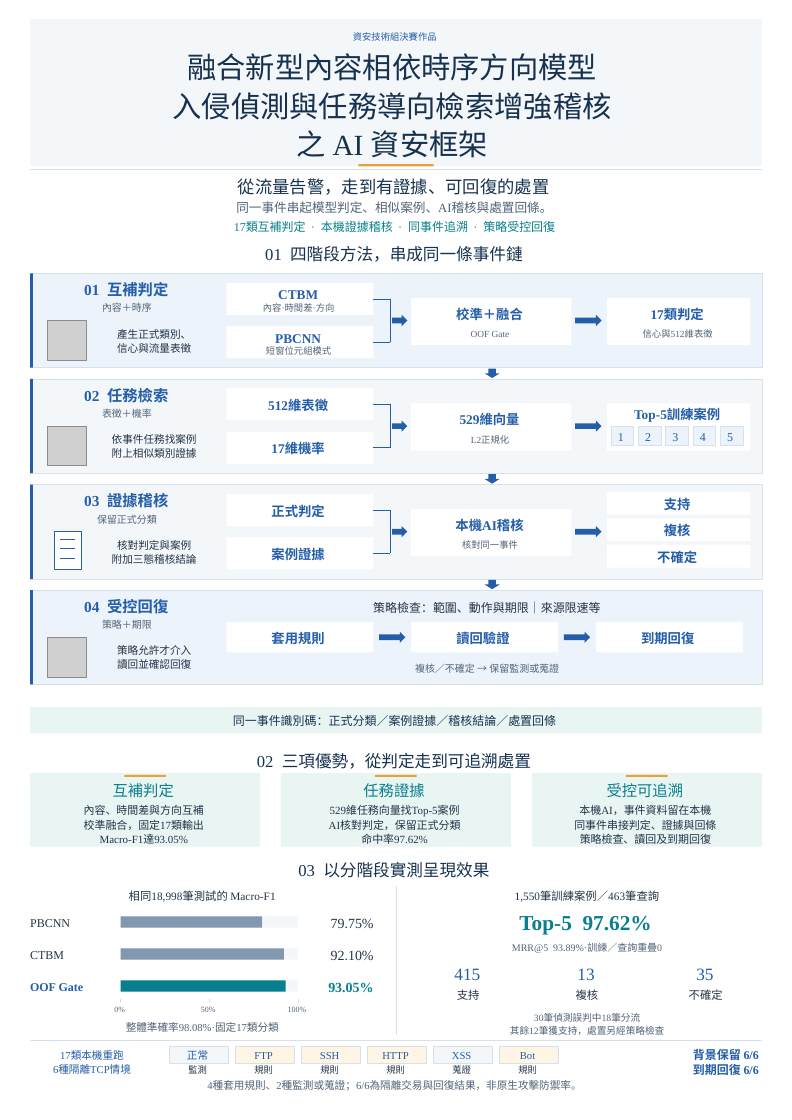
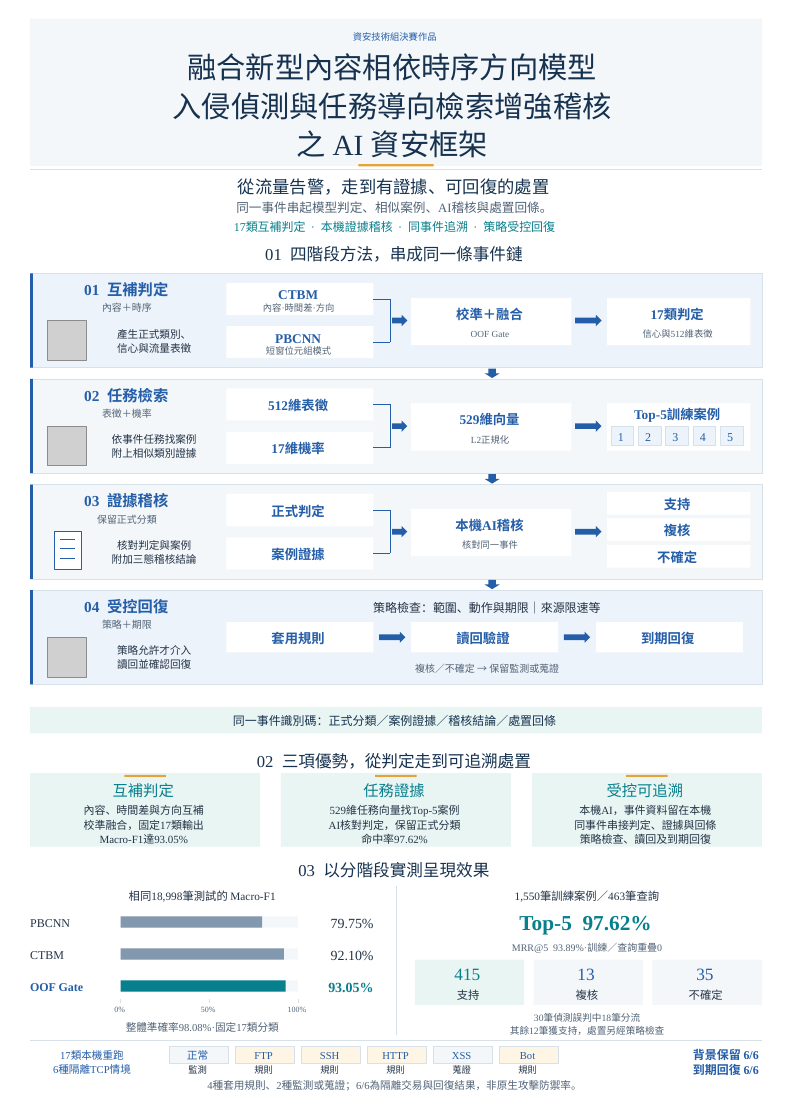
Before and after one commit to Lily09-project/innoserve-competition, a slide deck: slide 1 of deliverables/決賽海報_AI資安框架_A2.pptx. Drawn at 792x1120 pixels with LibreOffice and Linux fonts; fonts in the diff are those of the drawing; grey boxes stand for pictures. Boxes give left, top, right and bottom in pixels: in the first picture for what was removed or moved away, otherwise in the second. Text is boxed around its words. In the diff, an @@ line names an element or a change of style, - is before the commit and + after.

```diff
--- a/deliverables/決賽海報_AI資安框架_A2.pptx
+++ b/deliverables/決賽海報_AI資安框架_A2.pptx
@@ text "415" at box(454, 968, 480, 980): text colour #245EA8 to #087F8C @@
@@ rectangle added at box(415, 960, 524, 1005), fill #E9F5F3 @@
```
Also in this commit, not shown: 17 other files.
